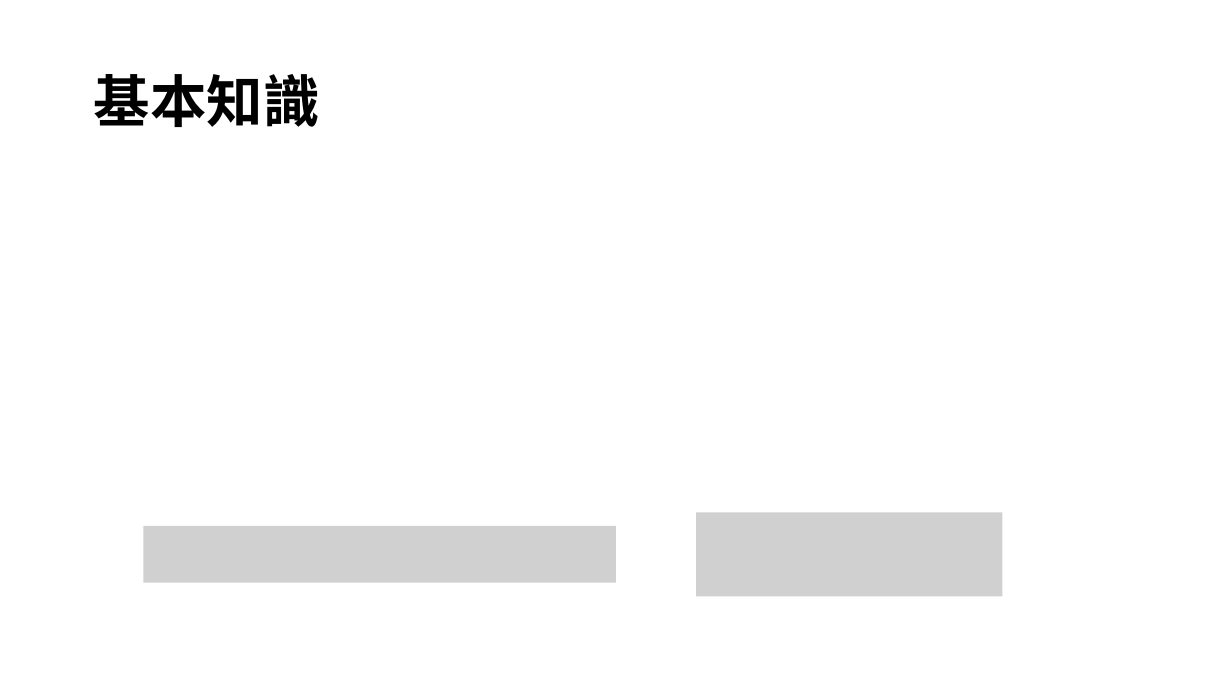
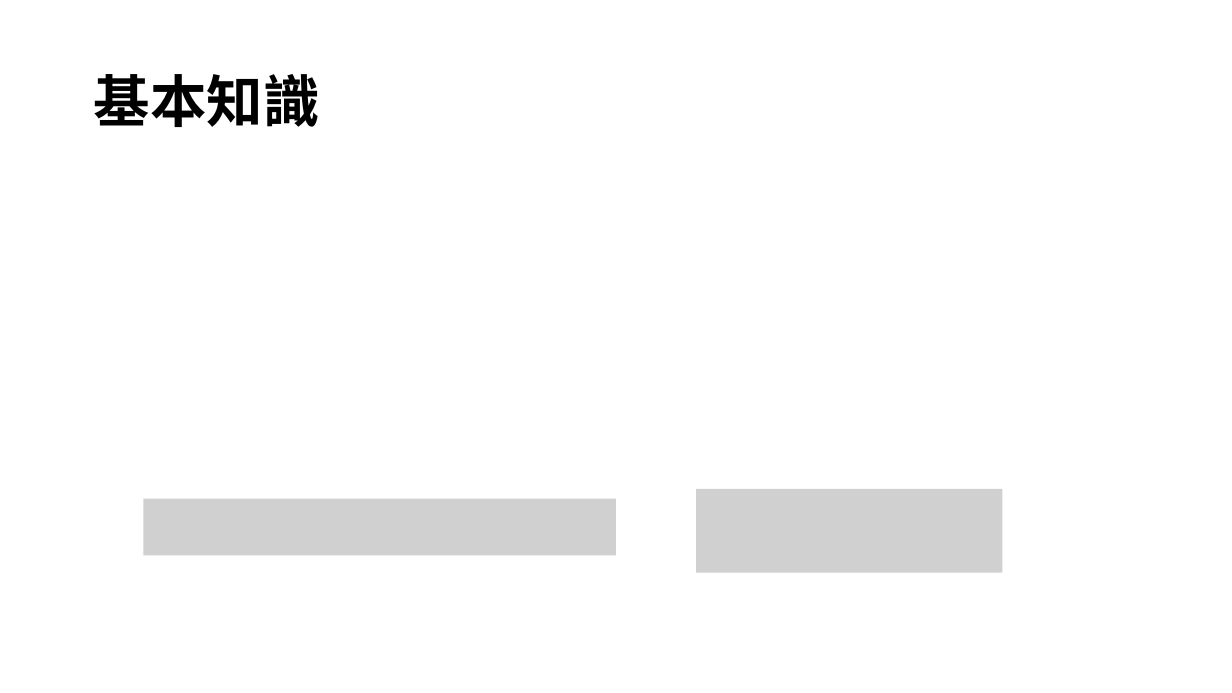
Before and after one commit to HowardYuuu/TunerWinForm, a slide deck: slide 3 of 1224報告_NAudio.pptx. Drawn at 1232x693 pixels with LibreOffice and Linux fonts; fonts in the diff are those of the drawing; grey boxes stand for pictures. Boxes give left, top, right and bottom in pixels: in the first picture for what was removed or moved away, otherwise in the second. Text is boxed around its words. In the diff, an @@ line names an element or a change of style, - is before the commit and + after.

```diff
--- a/1224報告_NAudio.pptx
+++ b/1224報告_NAudio.pptx
@@ picture: place and size @@
-picture at (143, 526, 616, 582)
+picture at (143, 499, 616, 555)
@@ picture: place and size @@
-picture at (697, 513, 1003, 597)
+picture at (697, 489, 1003, 573)
```
Also in this commit, not shown: 2 other slides changed, 2 slides added, 2 slides removed, 44 other files.
